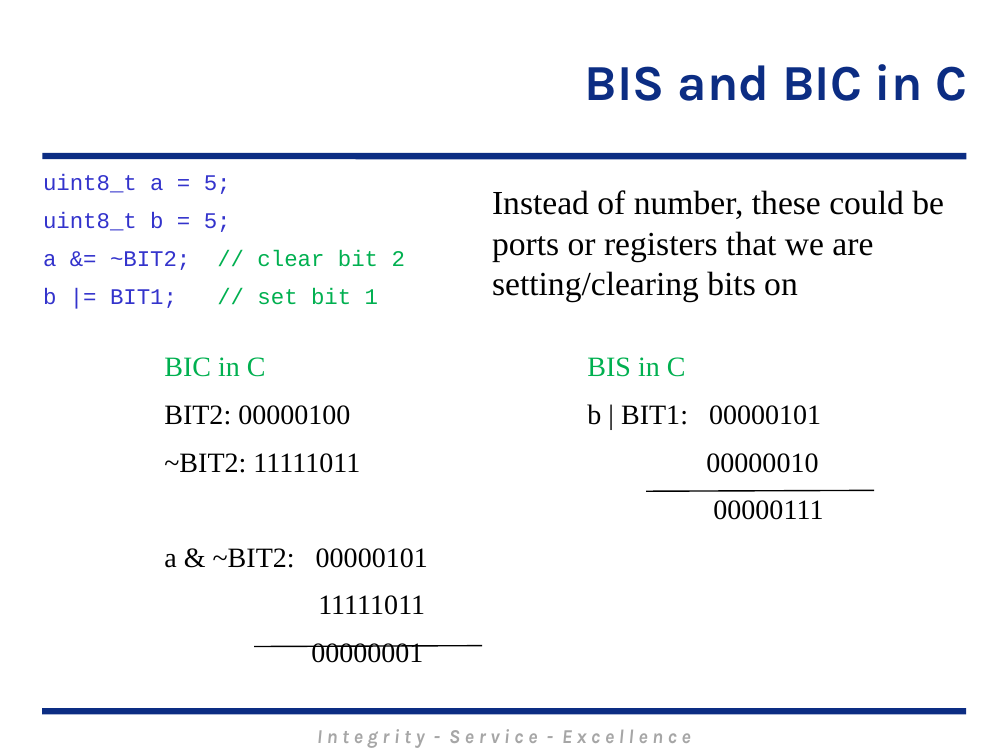
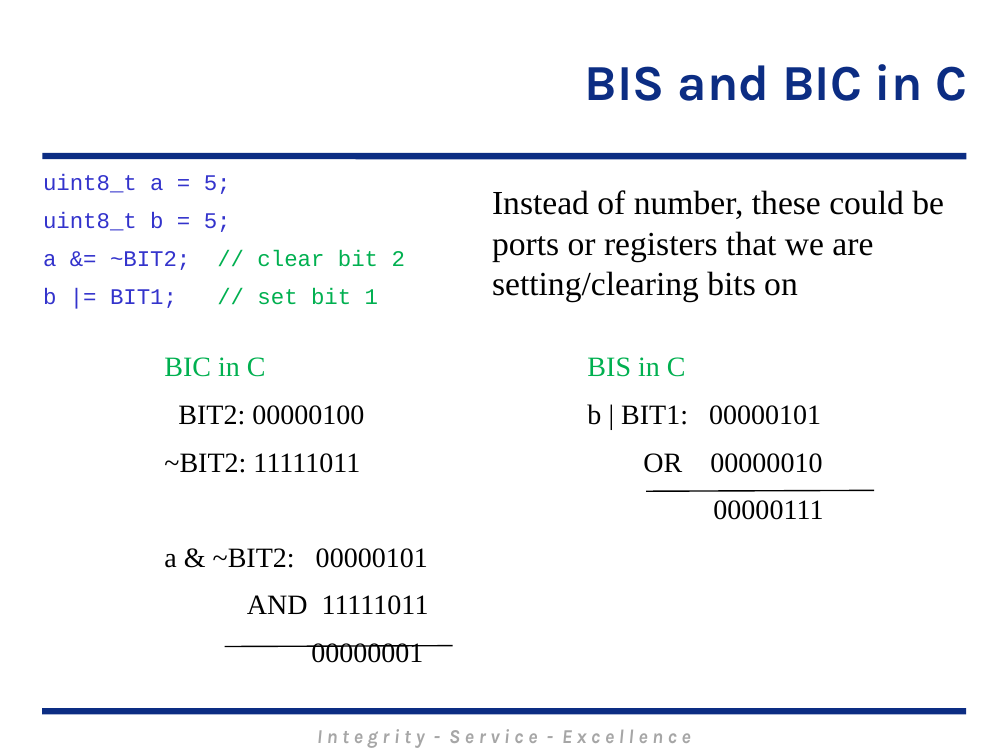
Before and after one commit to MarsUniversity/ECE382, a slide deck: slide 18 of source/lessons/lsn20/Lsn20.pptx (slide 17 before the commit). Drawn at 1008x756 pixels with LibreOffice and Linux fonts; fonts in the diff are those of the drawing; background and template pictures are left out. Boxes give left, top, right and bottom in pixels: in the first picture for what was removed or moved away, otherwise in the second. Text is boxed around its words. In the diff, an @@ line names an element or a change of style, - is before the commit and + after.

```diff
--- a/source/lessons/lsn20/Lsn20.pptx
+++ b/source/lessons/lsn20/Lsn20.pptx
@@ text at (x1=643, y1=453, x2=822, y2=473): text changed @@
-00000010
+OR 00000010
@@ text at (x1=247, y1=595, x2=429, y2=615): text changed @@
-11111011
+AND 11111011
@@ line moved from (254, 646) - (482, 646) to (225, 646) - (453, 646) @@
```
Also in this commit, not shown: 2 other slides changed, 1 slide added, 10 other files.
